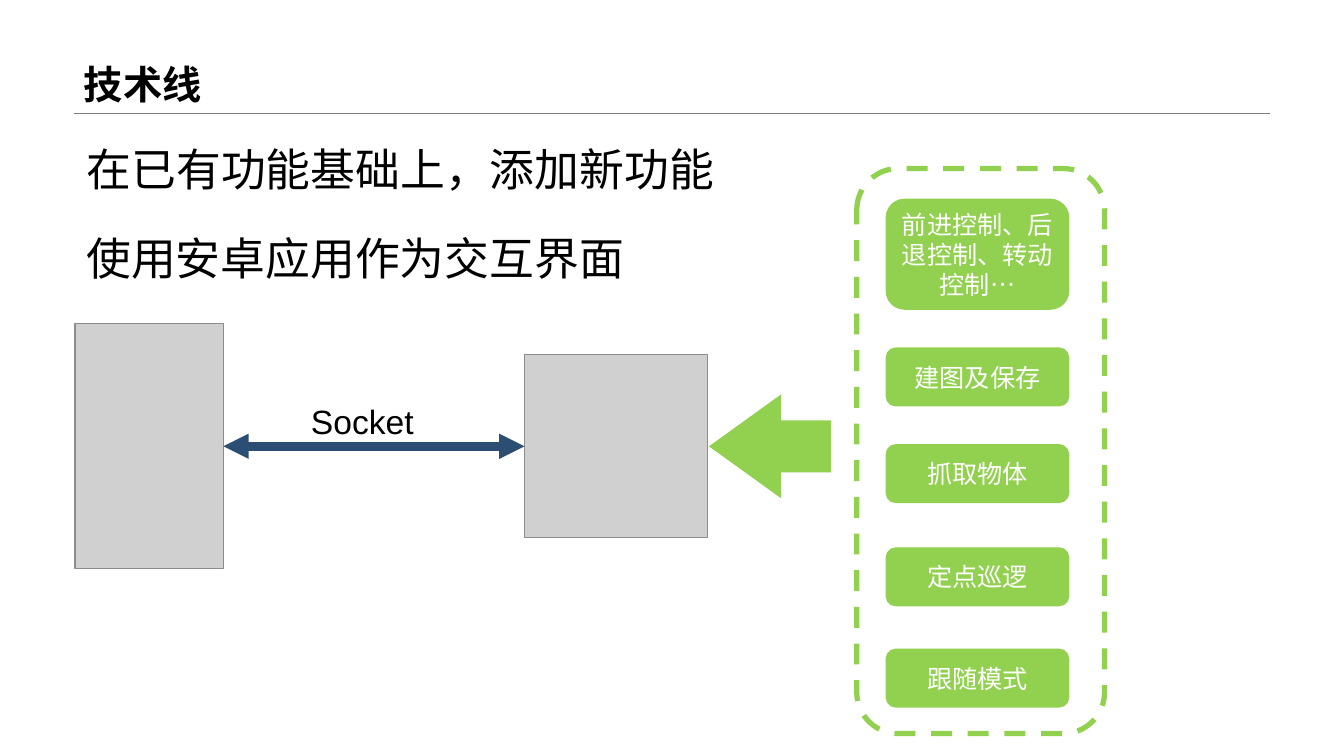
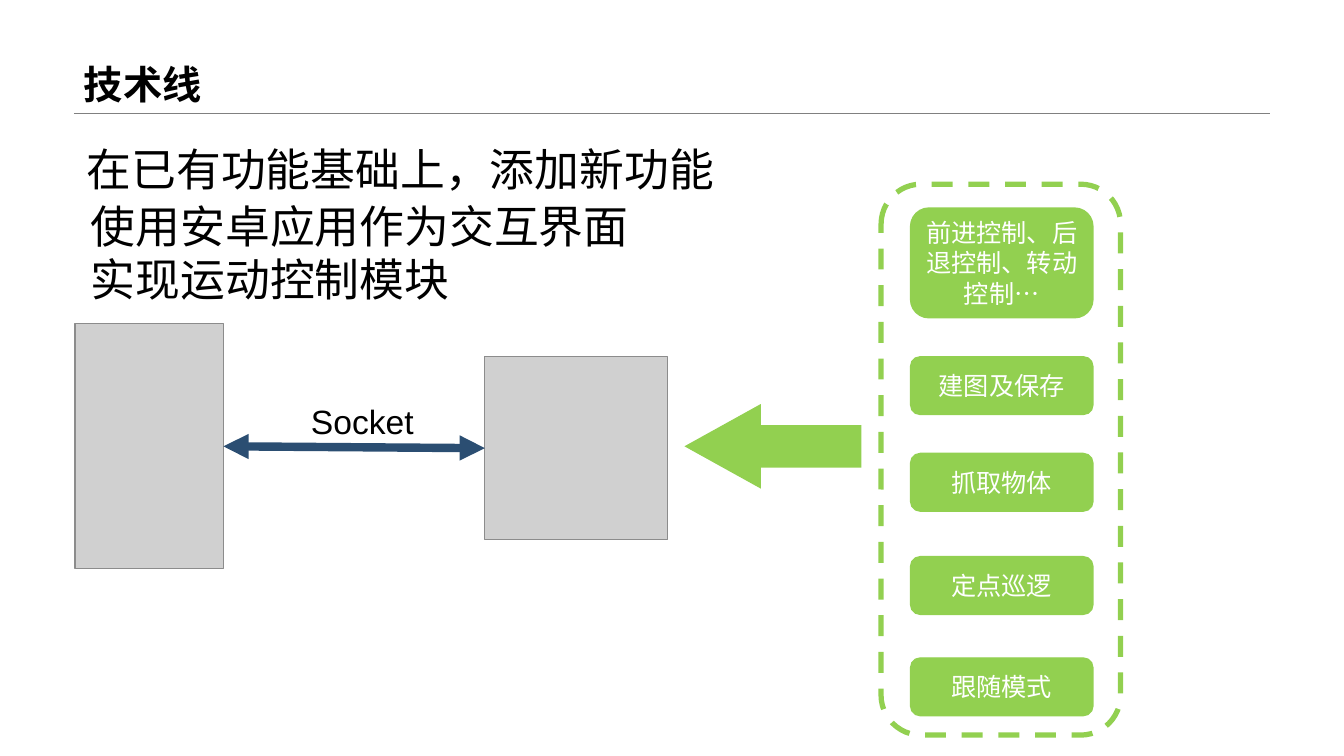
Before and after one commit to sebuaa2019/Team108, a slide deck: slide 7 of 申优答辩工作/申优答辩/Team108-申优答辩-技术线.pptx. Drawn at 1344x756 pixels with LibreOffice and Linux fonts; fonts in the diff are those of the drawing; grey boxes stand for pictures. Boxes give left, top, right and bottom in pixels: in the first picture for what was removed or moved away, otherwise in the second. Text is boxed around its words. In the diff, an @@ line names an element or a change of style, - is before the commit and + after.

```diff
--- a/申优答辩工作/申优答辩/Team108-申优答辩-技术线.pptx
+++ b/申优答辩工作/申优答辩/Team108-申优答辩-技术线.pptx
@@ text "使用安卓应用作为交互界面": place and size @@
-text "使用安卓应用作为交互界面" at [86, 237, 624, 279]
+text "使用安卓应用作为交互界面" at [91, 205, 629, 300]
@@ text at [91, 205, 629, 247]: alignment centre to left @@
@@ rounded rectangle: place and size @@
-rounded rectangle at [857, 168, 1105, 734]
+rounded rectangle at [881, 185, 1121, 736]
@@ text at [91, 258, 450, 300]: paragraph added @@
+实现运动控制模块
@@ picture: place and size @@
-picture at [524, 355, 707, 537]
+picture at [485, 357, 667, 539]
@@ right arrow: place and size @@
-right arrow at [711, 396, 831, 497]
+right arrow at [686, 405, 861, 488]
@@ right arrow at [686, 405, 861, 488]: proportions changed @@
@@ double arrow moved from (224, 447) - (524, 447) to (224, 447) - (485, 449) @@
@@ 5 rounded rectangles: place and size @@
-5 rounded rectangles at [886, 200, 1069, 707]
+5 rounded rectangles at [910, 208, 1093, 716]
```
Also in this commit, not shown: 3 other slides changed, 1 slide added.
